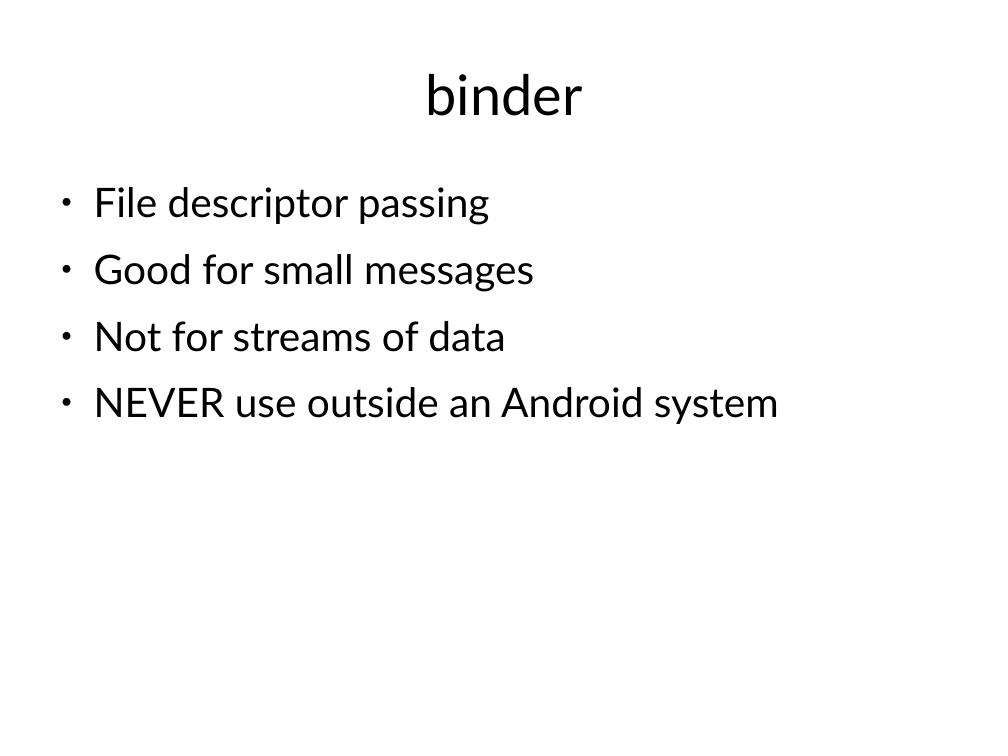
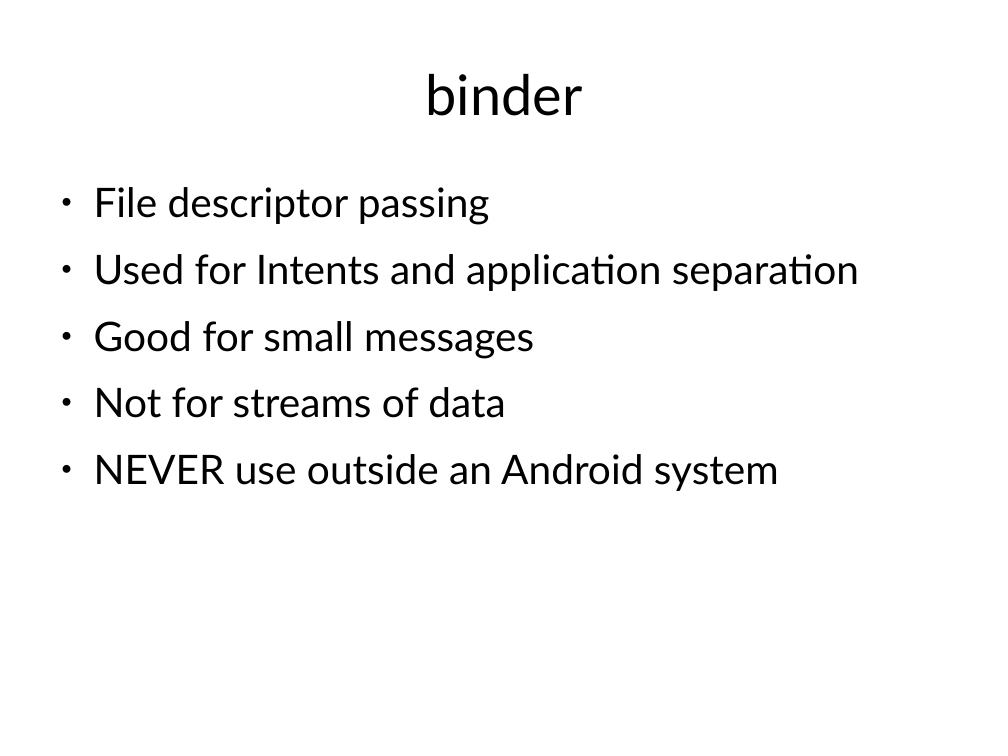
Before and after one commit to gregkh/presentation-kdbus, a slide deck: slide 11 of kdbus.odp. Drawn at 1008x756 pixels with LibreOffice and Linux fonts; fonts in the diff are those of the drawing. Boxes give left, top, right and bottom in pixels: in the first picture for what was removed or moved away, otherwise in the second. Text is boxed around its words. In the diff, an @@ line names an element or a change of style, - is before the commit and + after.

```diff
--- a/kdbus.odp
+++ b/kdbus.odp
@@ text at box(94, 254, 859, 291): paragraph added @@
+● Used for Intents and application separation
```
Also in this commit, not shown: 7 other slides changed, 2 slides removed.
